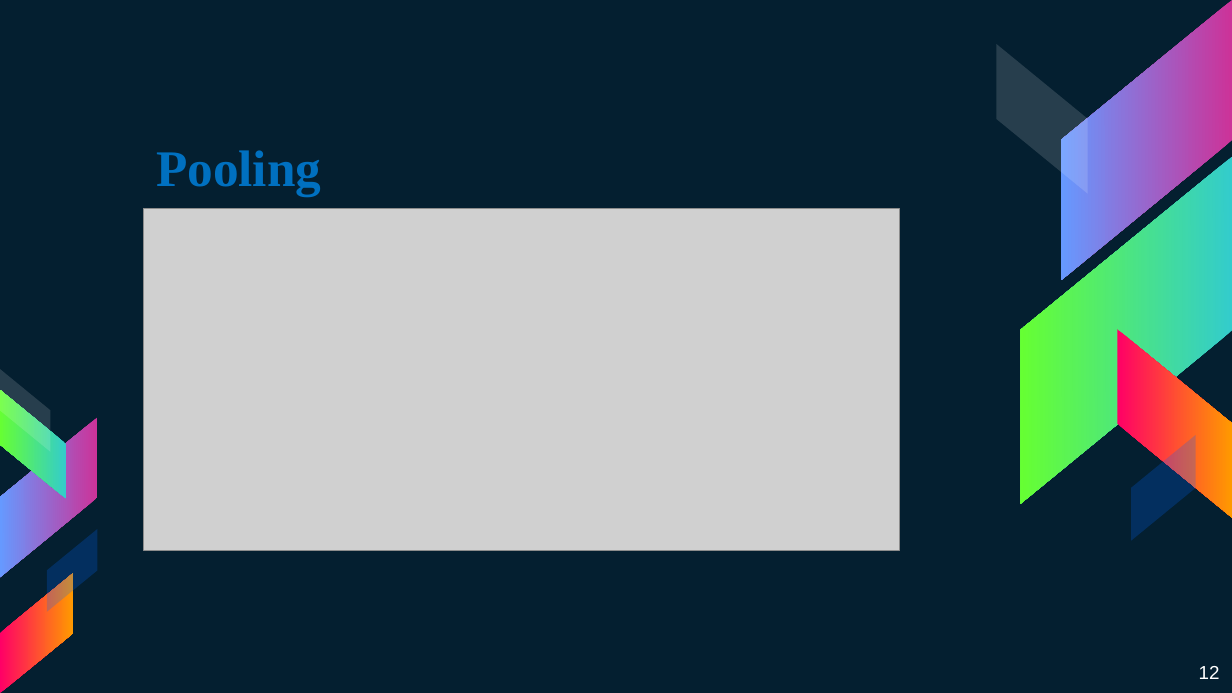
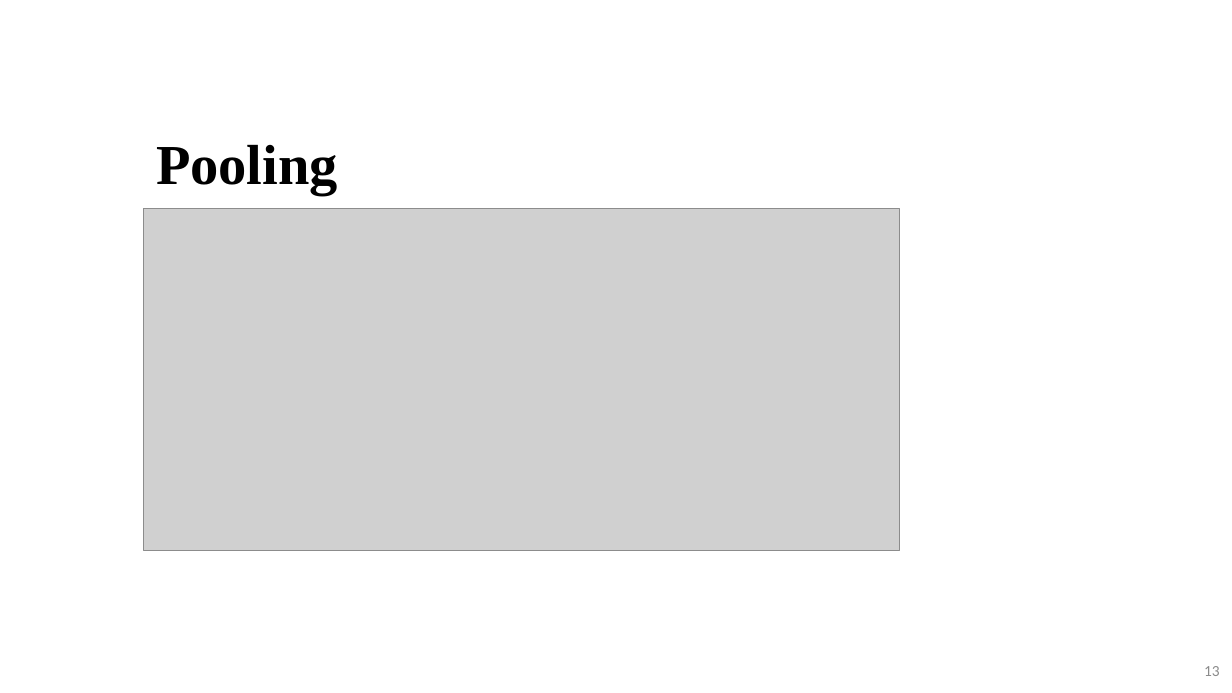
Before and after one commit to 15110383/MachineLearning, a slide deck: slide 13 of MALE.pptx (slide 12 before the commit). Drawn at 1232x693 pixels with LibreOffice and Linux fonts; fonts in the diff are those of the drawing; grey boxes stand for pictures. Boxes give left, top, right and bottom in pixels: in the first picture for what was removed or moved away, otherwise in the second. Text is boxed around its words. In the diff, an @@ line names an element or a change of style, - is before the commit and + after.

```diff
--- a/MALE.pptx
+++ b/MALE.pptx
@@ background #041F30 to #FFFFFF @@
@@ title "Pooling" at (156, 144, 338, 194): size 30 to 33 pt, text colour #0070C0 to #000000; line spacing 1 to 0.9 @@
@@ group removed at (996, 0, 1232, 541): 5 parallelograms @@
@@ group removed at (0, 370, 98, 692): 5 parallelograms @@
@@ page number at (1204, 666, 1220, 676): text changed; size 11 to 9 pt; font Arial to Calibri; text colour #FFFFFF to #8C8C8C @@
-12
+13
```
Also in this commit, not shown: 11 other slides changed, 8 slides added, 6 slides removed, 1 other file.
